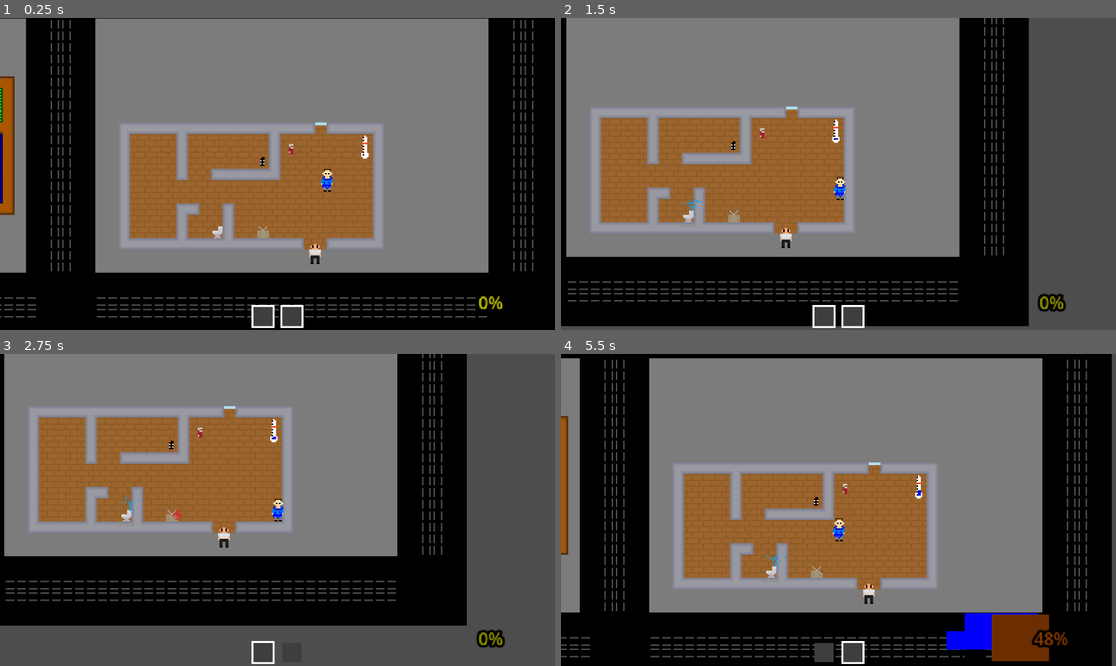
Above: before the commit, frames 1-4 (two rows, left to right).
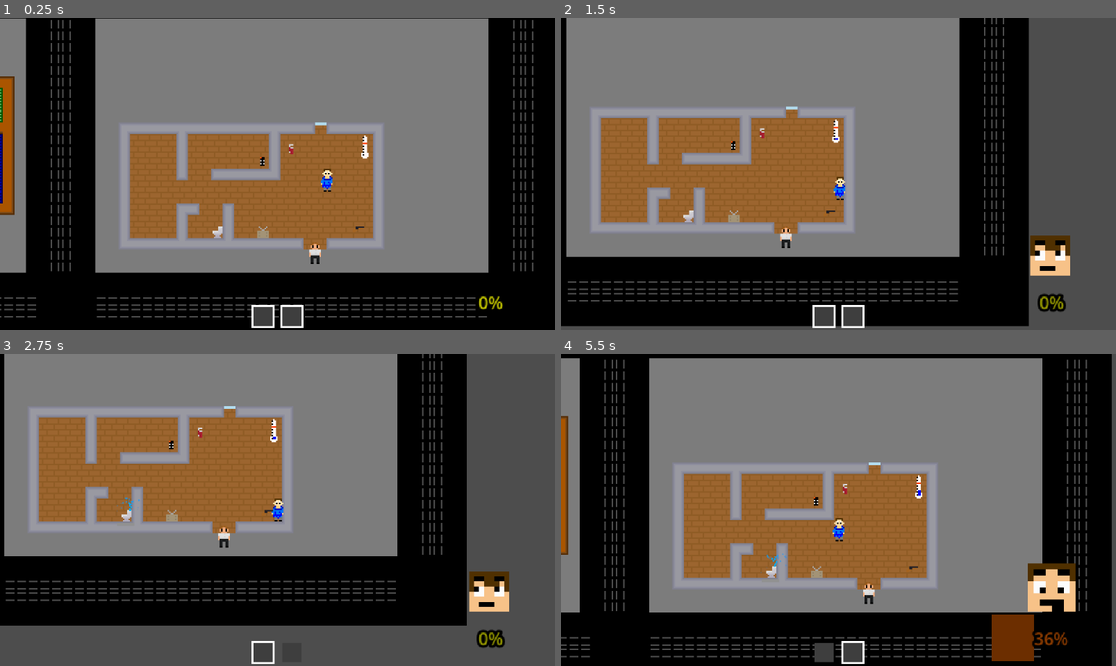
Above: after the commit, the same moments.

Repository: Miles-Miles2/MicroJam_RETRO
Game: Godot game, scene res://scenes/map_milesCopy.tscn
Same seed, same stepped clock (60 frames per second), same inputs: the game is played once before the commit and once after it. This scene is started directly instead of the project's main scene.
Inputs (mouse positions are in pixels of both pictures, inside the frame that each line leads up to):
- Up to frame 1 (0.25 s): no input
- Up to frame 2 (1.5 s): move the mouse to (960, 158) at 0.52 s; hold D (move_right) 0.53-1.28 s; tap Q (drop) at 0.6 s; move the mouse to (727, 189) at 1.27 s; hold S (move_down) from 1.28 s (still down); tap E (interact) at 1.35 s
- Up to frame 3 (2.75 s): move the mouse to (333, 441) at 2.02 s; release S (move_down) at 2.03 s; hold D (move_right) from 2.03 s (still down); tap 1 (invSlot1) at 2.1 s
- Up to frame 4 (5.5 s): move the mouse to (810, 572) at 2.77 s; release D (move_right) at 2.78 s; hold W (move_up) 2.78-3.53 s; tap 2 (invSlot2) at 2.85 s; move the mouse to (1005, 556) at 3.52 s; hold A (move_left) 3.53-5.03 s; click (1005, 556) at 3.6 s; move the mouse to (672, 463) at 4.27 s; tap Q (drop) at 4.35 s; move the mouse to (866, 510) at 5.02 s; hold S (move_down) from 5.03 s (still down); tap E (interact) at 5.1 s

The runs differ from the first frame. In frame 1, less than 0.1% of the frame differs, in the area x 64-66%, y 66-68%; in frame 2, 1.0%; in frame 3, 1.0%; in frame 4, 2.4%, in the area x 46-93%, y 67-99%.
Error before the commit: Invalid assignment of property or key 'visible' with value of type 'bool' on a base object of type 'null instance'. (res://scripts/progress_bar.gd:43)

Commit message:
added party

Diff:
--- a/scenes/map.tscn
+++ b/scenes/map.tscn
@@ -125,7 +125,7 @@
 pattern_4 = SubResource("TileMapPattern_5vt31")
 pattern_5 = SubResource("TileMapPattern_bxk8h")
 
-[node name="map" type="Node2D"]
+[node name="map2" type="Node2D"]
 
 [node name="gamemanager" type="Node" parent="."]
 script = ExtResource("5_loysh")
--- a/scenes/map_milesCopy.tscn
+++ b/scenes/map_milesCopy.tscn
@@ -14,6 +14,12 @@
 [ext_resource type="PackedScene" uid="uid://c4b5bl5ia5j0f" path="res://scenes/car.tscn" id="9_td1wk"]
 [ext_resource type="Script" path="res://scripts/progress_bar.gd" id="10_e5xp0"]
 [ext_resource type="PackedScene" uid="uid://dcv1mp7ipkkj0" path="res://scenes/thermometer.tscn" id="12_3qvs7"]
+[ext_resource type="PackedScene" uid="uid://c1mejdhc8b8gi" path="res://scenes/party.tscn" id="13_8c664"]
+[ext_resource type="PackedScene" uid="uid://cw4488j8e4fsw" path="res://scenes/blicky.tscn" id="14_mytjl"]
+[ext_resource type="Texture2D" uid="uid://bcjvvdf057qmn" path="res://Assets/Sprites/angry faces/Screenshot 2024-11-17 170151.png" id="15_ji6gc"]
+[ext_resource type="Texture2D" uid="uid://b2hyybnkock5j" path="res://Assets/Sprites/angry faces/Screenshot 2024-11-17 170310.png" id="16_k3kd8"]
+[ext_resource type="Texture2D" uid="uid://uys8q0v8asd3" path="res://Assets/Sprites/angry faces/Screenshot 2024-11-17 170322.png" id="17_dwvtg"]
+[ext_resource type="Texture2D" uid="uid://cudetpqn1wr2j" path="res://Assets/Sprites/angry faces/Screenshot 2024-11-17 170330.png" id="18_3332d"]
 
 [sub_resource type="TileMapPattern" id="TileMapPattern_pgv5m"]
 tile_data = PackedInt32Array(0, 196609, 4, 65536, 196609, 4, 131072, 131073, 1073741828, 196608, 131073, 1073741828, 26 …(4217 unchanged characters)…
@@ -220,6 +226,9 @@
 [node name="thermometer" parent="Annoyances" instance=ExtResource("12_3qvs7")]
 position = Vector2(-544, -11)
 
+[node name="Party" parent="Annoyances" groups=["annoyance"] instance=ExtResource("13_8c664")]
+position = Vector2(-804, -13)
+
 [node name="CanvasLayer" type="CanvasLayer" parent="."]
 
 [node name="ProgressBar" type="ProgressBar" parent="CanvasLayer"]
@@ -317,10 +326,52 @@
 offset_bottom = 40.0
 metadata/_edit_use_anchors_ = true
 
+[node name="TextureRect" type="TextureRect" parent="CanvasLayer"]
+visible = false
+offset_left = 974.13
+offset_top = 452.385
+offset_right = 1466.13
+offset_bottom = 941.385
+scale = Vector2(0.169598, 0.169598)
+texture = ExtResource("15_ji6gc")
+
+[node name="TextureRect2" type="TextureRect" parent="CanvasLayer"]
+visible = false
+offset_left = 969.13
+offset_top = 435.385
+offset_right = 1490.13
+offset_bottom = 955.385
+scale = Vector2(0.190154, 0.191458)
+texture = ExtResource("16_k3kd8")
+
+[node name="TextureRect3" type="TextureRect" parent="CanvasLayer"]
+visible = false
+offset_left = 961.13
+offset_top = 421.385
+offset_right = 1480.13
+offset_bottom = 941.385
+scale = Vector2(0.220482, 0.220482)
+texture = ExtResource("17_dwvtg")
+
+[node name="TextureRect4" type="TextureRect" parent="CanvasLayer"]
+visible = false
+offset_left = 951.795
+offset_top = 403.439
+offset_right = 1473.8
+offset_bottom = 924.439
+scale = Vector2(0.256933, 0.257891)
+texture = ExtResource("18_3332d")
+
 [node name="Node2D" parent="." node_paths=PackedStringArray("targetObj") instance=ExtResource("7_h2a6s")]
 position = Vector2(-697, -4)
 targetObj = NodePath("../player")
 lerpMult = 5.0
 
+[node name="Node2D2" type="Node2D" parent="."]
+position = Vector2(-800, 20)
+
+[node name="blicky" parent="." instance=ExtResource("14_mytjl")]
+position = Vector2(-549, 45)
+
 [connection signal="timeout" from="gamemanager/annoyance timer" to="gamemanager" method="_on_timer_timeout"]
 [connection signal="timeout" from="CanvasLayer/ProgressBar/Timer" to="CanvasLayer/ProgressBar" method="_on_timer_timeout"]
--- a/scenes/npc.tscn
+++ b/scenes/npc.tscn
@@ -103,7 +103,7 @@
 "idle": SubResource("Animation_48rrv")
 }
 
-[node name="npc" type="Node2D"]
+[node name="npc" type="Node2D" groups=["npc"]]
 script = ExtResource("1_prbuc")
 
 [node name="Sprite2D" type="Sprite2D" parent="."]
--- /dev/null
+++ b/scenes/party.tscn
@@ -0,0 +1,8 @@
+[gd_scene load_steps=2 format=3 uid="uid://c1mejdhc8b8gi"]
+
+[ext_resource type="Script" path="res://scripts/partyManager.gd" id="1_upcve"]
+
+[node name="Party" type="Node2D"]
+
+[node name="Area2D" type="Area2D" parent="."]
+script = ExtResource("1_upcve")
--- /dev/null
+++ b/scripts/partyManager.gd
@@ -0,0 +1,17 @@
+extends Area2D
+
+
+@export var active: bool = false
+var npcScene = preload("res://scenes/npc.tscn")
+
+func _process(delta: float) -> void:
+	if get_tree().get_nodes_in_group("npc").size() <= 0:
+		active = false
+
+
+func beginEvent():
+	active = true
+	for i in range(5):
+		var npcClone = npcScene.instantiate()
+		add_child(npcClone)
+		npcClone.global_position = Vector2(randf_range(-870, -800), randf_range(-10, 20))
Not shown: 1 places in scenes/jehovas_witness.tscn that only renumber resources
Not shown: 1 places in scenes/map.tscn that only renumber resources
Not shown: 1 places in scenes/map_milesCopy.tscn that only renumber resources
